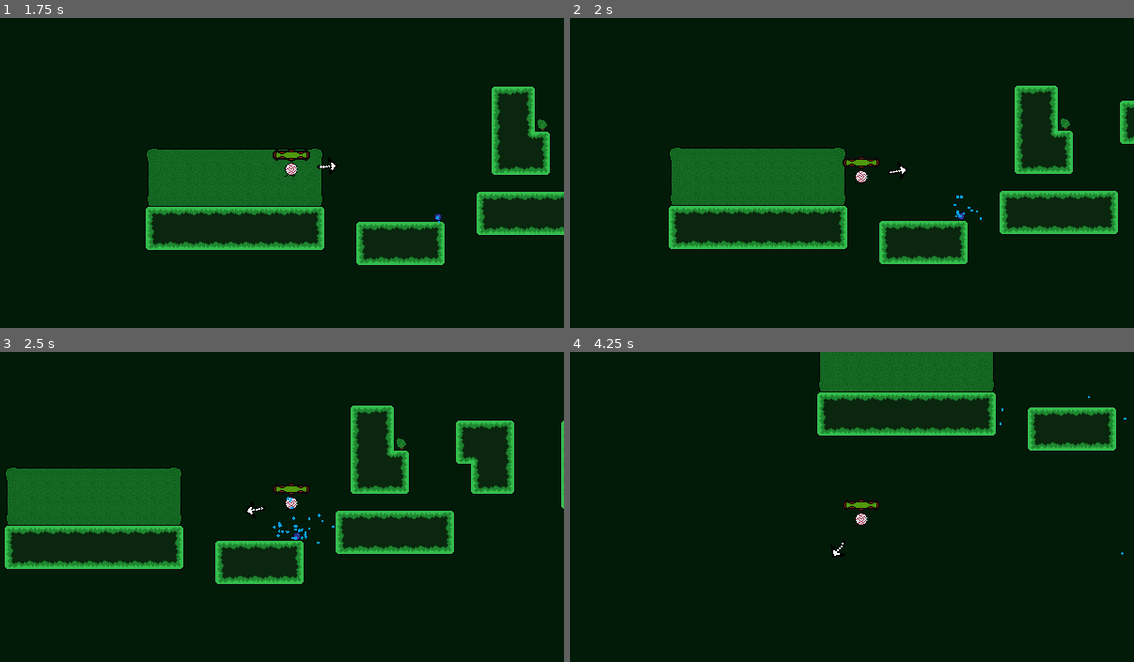
Above: before the commit, frames 1-4 (two rows, left to right).
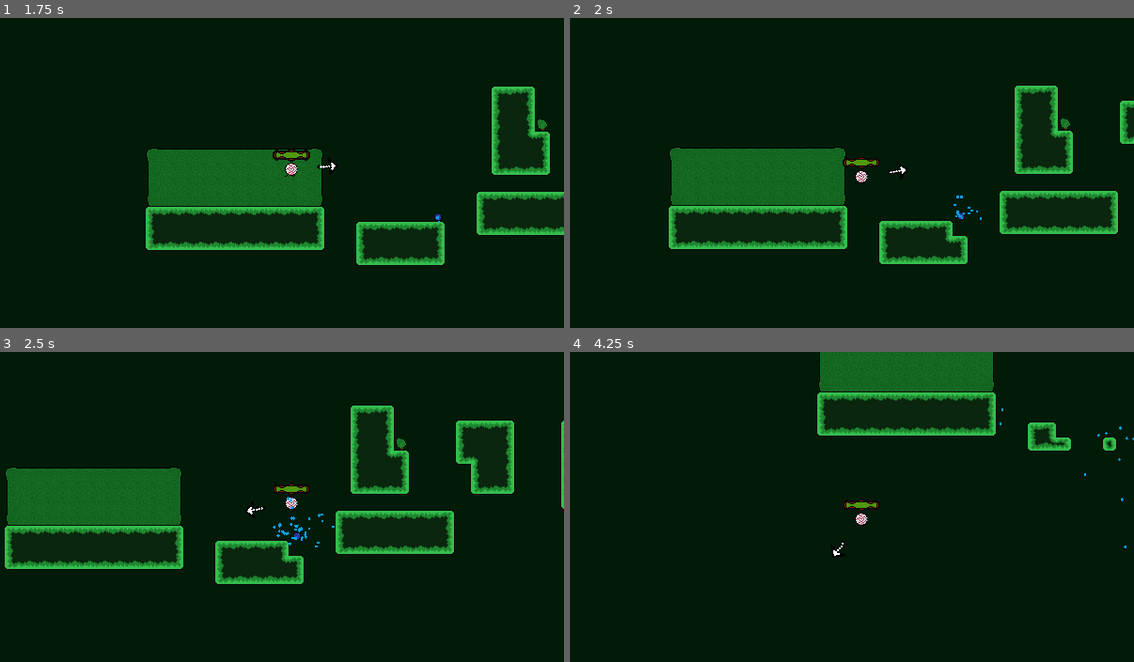
Above: after the commit, the same moments.

Repository: epimetheusgames/EyeSore
Game: Godot game, scene res://MainMenu.tscn
The game is run twice, just before and just after one commit, with the same random seed, the same clock (stepped at 60 frames per second) and the same inputs.
Inputs (mouse positions are in pixels of both pictures, inside the frame that each line leads up to):
- Up to frame 1 (1.75 s): click (293, 142) at 0.5 s; tap Enter (ui_accept) at 1.25 s; move the mouse to (406, 157) at 1.27 s; hold D (movement_right) from 1.28 s (still down); click (406, 157) at 1.35 s; tap Space (movement_jump) at 1.52 s
- Up to frame 2 (2 s): keep holding D (movement_right)
- Up to frame 3 (2.5 s): keep holding D (movement_right); move the mouse to (169, 522) at 2.02 s; right-click (169, 522) at 2.1 s; tap Space (movement_jump) at 2.27 s
- Up to frame 4 (4.25 s): move the mouse to (908, 438) at 2.77 s; release D (movement_right) at 2.78 s; hold A (movement_left) 2.78-3.53 s; tap Alt (self_destruct) at 2.85 s; move the mouse to (823, 569) at 3.52 s; hold D (movement_right) from 3.53 s (still down); click (823, 569) at 3.6 s; tap Space (movement_jump) at 3.77 s

Frame 1 is identical in both runs. In frame 2, 0.2% of the frame differs, in the area x 65-71%, y 62-75%; in frame 3, 0.3%; in frame 4, 1.0%, in the area x 81-100%, y 14-66%.
Error before the commit: Invalid call. Nonexistent function 'get_collision_point' in base 'TileMap'. (res://WaterParticleScript.gd:26)

Commit message:
particles now remove tiles Yay!

Diff:
--- a/OGPC_Project_Native_Directory/Player.tscn
+++ b/OGPC_Project_Native_Directory/Player.tscn
@@ -80,85 +80,85 @@
 atlas = ExtResource( 11 )
 region = Rect2( 32, 0, 16, 16 )
 
+[sub_resource type="AtlasTexture" id=56]
+flags = 1
+atlas = ExtResource( 6 )
+region = Rect2( 16, 0, 16, 16 )
+
+[sub_resource type="AtlasTexture" id=57]
+flags = 1
+atlas = ExtResource( 6 )
+region = Rect2( 32, 0, 16, 16 )
+
+[sub_resource type="AtlasTexture" id=58]
+flags = 1
+atlas = ExtResource( 6 )
+region = Rect2( 48, 0, 16, 16 )
+
+[sub_resource type="AtlasTexture" id=59]
+flags = 1
+atlas = ExtResource( 6 )
+region = Rect2( 64, 0, 16, 16 )
+
+[sub_resource type="AtlasTexture" id=60]
+flags = 1
+atlas = ExtResource( 6 )
+region = Rect2( 80, 0, 16, 16 )
+
+[sub_resource type="AtlasTexture" id=61]
+flags = 1
+atlas = ExtResource( 6 )
+region = Rect2( 96, 0, 16, 16 )
+
+[sub_resource type="AtlasTexture" id=62]
+flags = 1
+atlas = ExtResource( 6 )
+region = Rect2( 112, 0, 16, 16 )
+
+[sub_resource type="AtlasTexture" id=63]
+flags = 1
+atlas = ExtResource( 6 )
+region = Rect2( 128, 0, 16, 16 )
+
+[sub_resource type="AtlasTexture" id=64]
+flags = 1
+atlas = ExtResource( 6 )
+region = Rect2( 144, 0, 16, 16 )
+
+[sub_resource type="AtlasTexture" id=65]
+flags = 1
+atlas = ExtResource( 6 )
+region = Rect2( 160, 0, 16, 16 )
+
+[sub_resource type="AtlasTexture" id=66]
+flags = 1
+atlas = ExtResource( 6 )
+region = Rect2( 176, 0, 16, 16 )
+
+[sub_resource type="AtlasTexture" id=90]
+flags = 1
+atlas = ExtResource( 12 )
+region = Rect2( 48, 0, 16, 16 )
+
+[sub_resource type="AtlasTexture" id=91]
+flags = 1
+atlas = ExtResource( 12 )
+region = Rect2( 64, 0, 16, 16 )
+
+[sub_resource type="AtlasTexture" id=92]
+flags = 1
+atlas = ExtResource( 12 )
+region = Rect2( 80, 0, 16, 16 )
+
+[sub_resource type="AtlasTexture" id=86]
+flags = 1
+atlas = ExtResource( 6 )
+region = Rect2( 192, 0, 16, 16 )
+
 [sub_resource type="AtlasTexture" id=85]
 flags = 1
 atlas = ExtResource( 6 )
 region = Rect2( 96, 0, 16, 16 )
-
-[sub_resource type="AtlasTexture" id=90]
-flags = 1
-atlas = ExtResource( 12 )
-region = Rect2( 48, 0, 16, 16 )
-
-[sub_resource type="AtlasTexture" id=91]
-flags = 1
-atlas = ExtResource( 12 )
-region = Rect2( 64, 0, 16, 16 )
-
-[sub_resource type="AtlasTexture" id=92]
-flags = 1
-atlas = ExtResource( 12 )
-region = Rect2( 80, 0, 16, 16 )
-
-[sub_resource type="AtlasTexture" id=86]
-flags = 1
-atlas = ExtResource( 6 )
-region = Rect2( 192, 0, 16, 16 )
-
-[sub_resource type="AtlasTexture" id=56]
-flags = 1
-atlas = ExtResource( 6 )
-region = Rect2( 16, 0, 16, 16 )
-
-[sub_resource type="AtlasTexture" id=57]
-flags = 1
-atlas = ExtResource( 6 )
-region = Rect2( 32, 0, 16, 16 )
-
-[sub_resource type="AtlasTexture" id=58]
-flags = 1
-atlas = ExtResource( 6 )
-region = Rect2( 48, 0, 16, 16 )
-
-[sub_resource type="AtlasTexture" id=59]
-flags = 1
-atlas = ExtResource( 6 )
-region = Rect2( 64, 0, 16, 16 )
-
-[sub_resource type="AtlasTexture" id=60]
-flags = 1
-atlas = ExtResource( 6 )
-region = Rect2( 80, 0, 16, 16 )
-
-[sub_resource type="AtlasTexture" id=61]
-flags = 1
-atlas = ExtResource( 6 )
-region = Rect2( 96, 0, 16, 16 )
-
-[sub_resource type="AtlasTexture" id=62]
-flags = 1
-atlas = ExtResource( 6 )
-region = Rect2( 112, 0, 16, 16 )
-
-[sub_resource type="AtlasTexture" id=63]
-flags = 1
-atlas = ExtResource( 6 )
-region = Rect2( 128, 0, 16, 16 )
-
-[sub_resource type="AtlasTexture" id=64]
-flags = 1
-atlas = ExtResource( 6 )
-region = Rect2( 144, 0, 16, 16 )
-
-[sub_resource type="AtlasTexture" id=65]
-flags = 1
-atlas = ExtResource( 6 )
-region = Rect2( 160, 0, 16, 16 )
-
-[sub_resource type="AtlasTexture" id=66]
-flags = 1
-atlas = ExtResource( 6 )
-region = Rect2( 176, 0, 16, 16 )
 
 [sub_resource type="AtlasTexture" id=87]
 flags = 1
@@ -187,10 +187,10 @@
 "name": "Jumping_Center",
 "speed": 15.0
 }, {
-"frames": [ SubResource( 85 ) ],
-"loop": true,
-"name": "Idle_Right",
-"speed": 5.0
+"frames": [ SubResource( 56 ), SubResource( 57 ), SubResource( 58 ), SubResource( 59 ), SubResource( 60 ), SubResource( 61 ), SubResource( 62 ), SubResource( 63 ), SubResource( 64 ), SubResource( 65 ), SubResource( 66 ) ],
+"loop": true,
+"name": "Walking_Right",
+"speed": 20.0
 }, {
 "frames": [ SubResource( 90 ), SubResource( 91 ), SubResource( 92 ) ],
 "loop": false,
@@ -202,10 +202,10 @@
 "name": "Idle_Left",
 "speed": 5.0
 }, {
-"frames": [ SubResource( 56 ), SubResource( 57 ), SubResource( 58 ), SubResource( 59 ), SubResource( 60 ), SubResource( 61 ), SubResource( 62 ), SubResource( 63 ), SubResource( 64 ), SubResource( 65 ), SubResource( 66 ) ],
-"loop": true,
-"name": "Walking_Right",
-"speed": 20.0
+"frames": [ SubResource( 85 ) ],
+"loop": true,
+"name": "Idle_Right",
+"speed": 5.0
 }, {
 "frames": [ SubResource( 87 ), SubResource( 88 ), SubResource( 89 ) ],
 "loop": false,
--- a/OGPC_Project_Native_Directory/WaterParticleScript.gd
+++ b/OGPC_Project_Native_Directory/WaterParticleScript.gd
@@ -2,6 +2,7 @@
 
 var collision_point = Vector2(0, 0)
 var tile_coordinates = Vector2(0, 0)
+var tile_pos
 
 func _ready():
 	contact_monitor = true
@@ -14,17 +15,19 @@
 		# if the colliding body is not another water particle, or the player, run the code inside
 		if not "Water_Particle" in body.name and body.name != "Player_Body":
 			# delete this water particle
-			queue_free()
+			self.queue_free()
 
 
 func _on_RigidBody2d_body_entered(body):
 	# if the node the water particle collides with is a TileMap, run the code inside
 	if "TileMap" in body.name:
 		# get the TileMap Node
-		var tile_map = body.get_node("/root/Ground_Tilemap")
-		# get the cell coordinates in world coordinates
-		collision_point = body.get_collision_point(0)
-		# convert the world coordinates to TileMap coordinates
-		tile_coordinates = tile_map.world_to_map(collision_point)
-		# set the cell at those coordinates to 0, thus deleting it, in the future will switch it to a different tile in the TileSet
-		tile_map.set_cell(tile_coordinates.x, tile_coordinates.y - 1, 0)
+		var tile_map = body
+
+		var mask = tile_map.get_collision_mask()
+
+		if mask > 0:
+			tile_pos = tile_map.world_to_map(self.position)
+			tile_map.set_cell(tile_pos.x, tile_pos.y, -1)
+			tile_map.update_bitmask_area(tile_pos)
+			self.queue_free()
